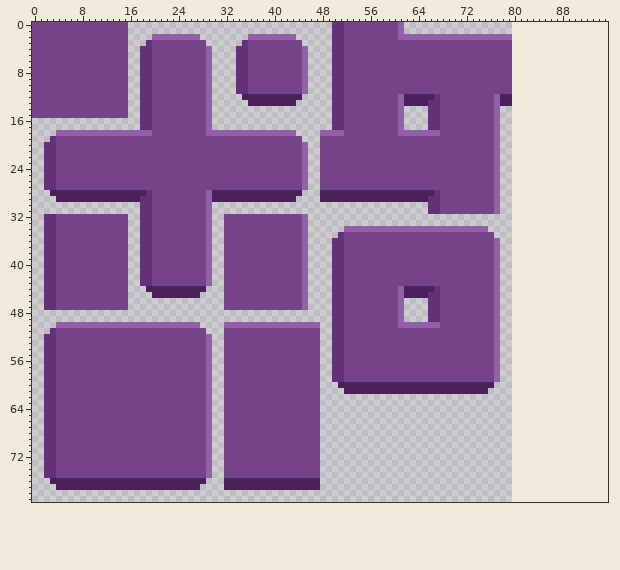
Two versions of one pixel-art file, Pacman/Content/sprites/pacman_tiles.aseprite. That is the earlier state.
80x80 pixels, 1 frame. The old version is drawn lined up with the new one, on the new canvas.
And afterwards:
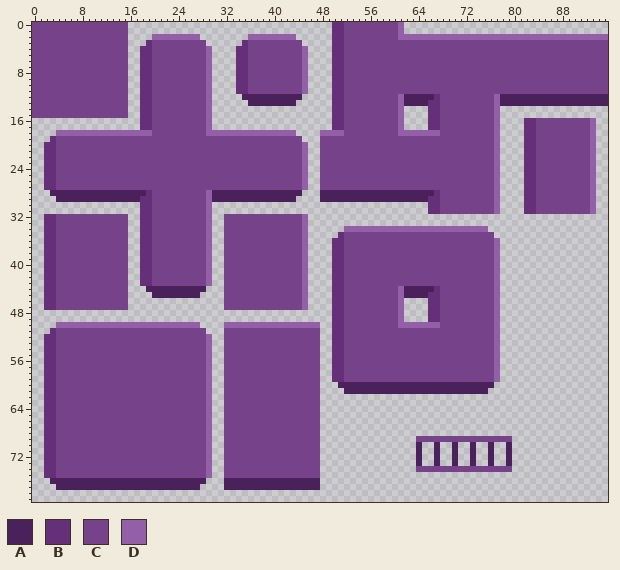
Palette (. is transparent): A #4b215b  B #652f79  C #76428a  D #945fa9
The exact change:
canvas 80x80 -> 96x80
Changed rows in their new state; - is an unchanged pixel.
first column x 80:
 2 DDDDDDDDDDDDDDDD
 3 CCCCCCCCCCCCCCCC
 4 CCCCCCCCCCCCCCCC
 5 CCCCCCCCCCCCCCCC
 6 CCCCCCCCCCCCCCCC
 7 CCCCCCCCCCCCCCCC
 8 CCCCCCCCCCCCCCCC
 9 CCCCCCCCCCCCCCCC
10 CCCCCCCCCCCCCCCC
11 CCCCCCCCCCCCCCCC
12 AAAAAAAAAAAAAAAA
13 AAAAAAAAAAAAAAAA
16 --BBCCCCCCCCCD--
17 --BBCCCCCCCCCD--
18 --BBCCCCCCCCCD--
19 --BBCCCCCCCCCD--
20 --BBCCCCCCCCCD--
21 --BBCCCCCCCCCD--
22 --BBCCCCCCCCCD--
23 --BBCCCCCCCCCD--
24 --BBCCCCCCCCCD--
25 --BBCCCCCCCCCD--
26 --BBCCCCCCCCCD--
27 --BBCCCCCCCCCD--
28 --BBCCCCCCCCCD--
29 --BBCCCCCCCCCD--
30 --BBCCCCCCCCCD--
31 --BBCCCCCCCCCD--
first column x 64:
69 CCCCCCCCCCCCCCCC
70 A--A--A--A--A--A
71 A--A--A--A--A--A
72 A--A--A--A--A--A
73 A--A--A--A--A--A
74 CCCCCCCCCCCCCCCC
Boxes around the changes in both pictures, in picture pixels (x1, y1, x2, y2):
added: (512, 34, 608, 214)
added: (416, 436, 512, 472)
